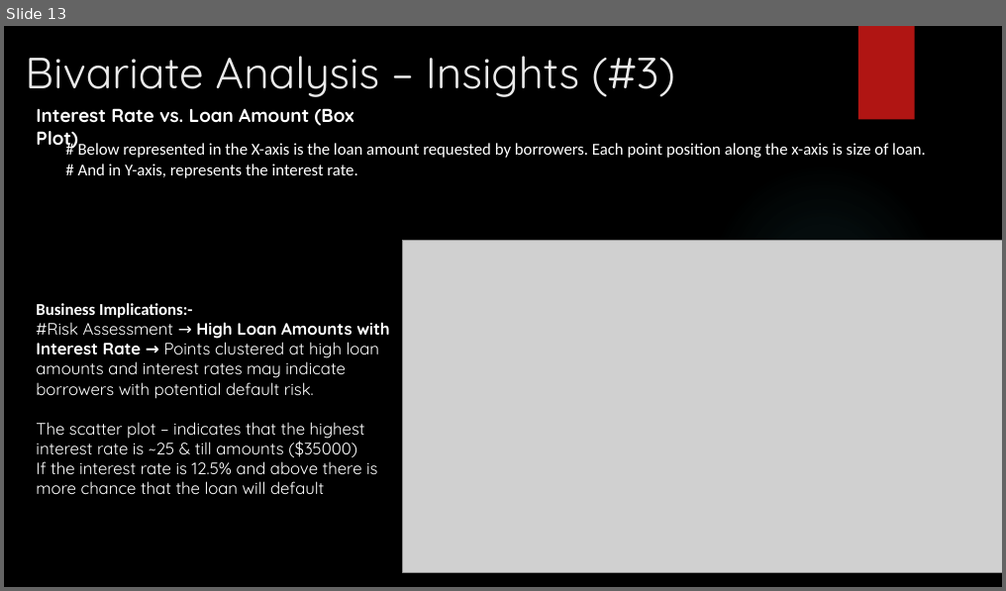
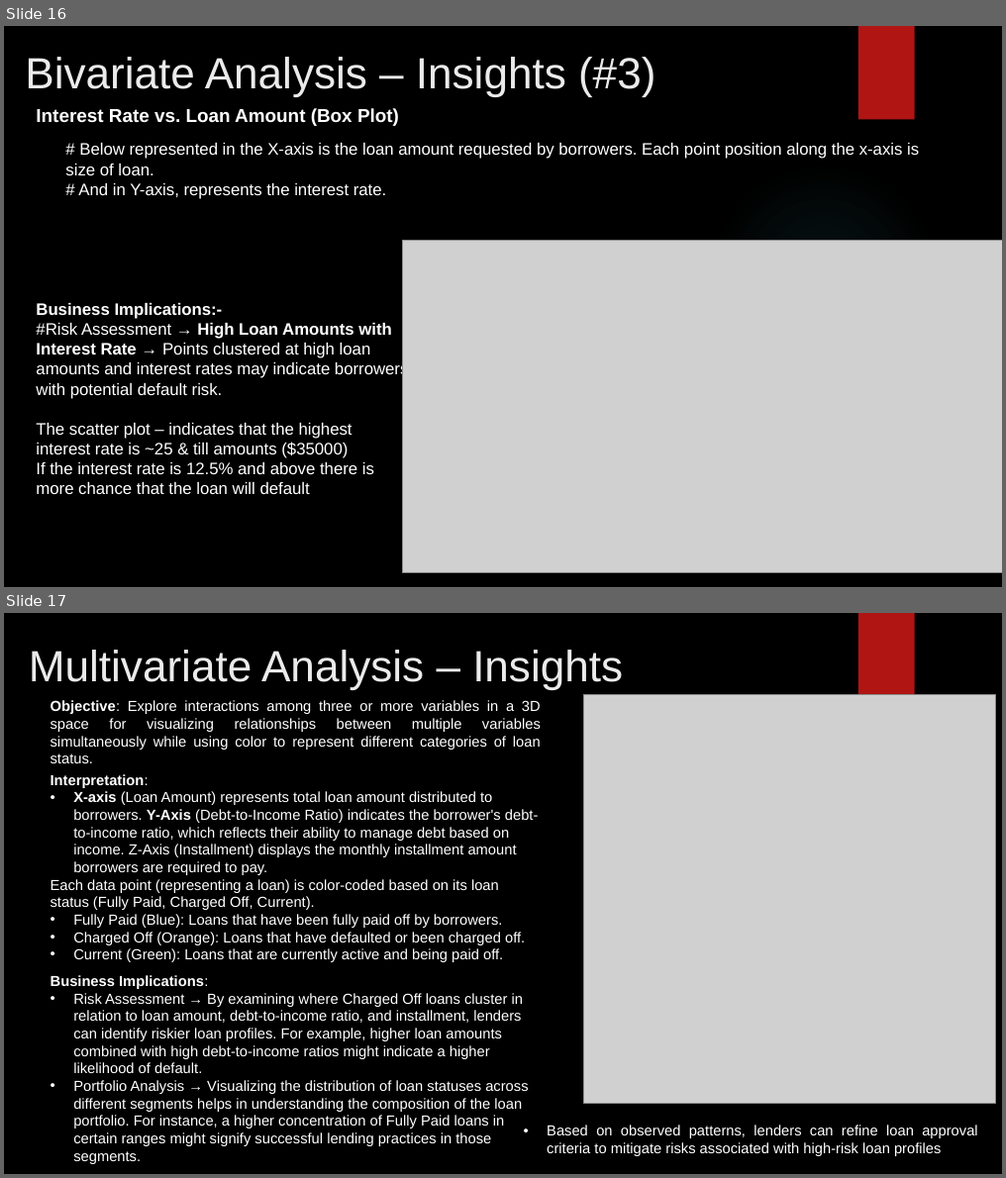
Before and after one commit to phanirajcm/LendingClubCaseStudy, a slide deck: Lending Club Case Study.pptx. Shown one above the other, each under a label of ours: slide 13 before the commit, slides 16 and 17 after it. The pictures are 1006x591 and 1006x1178 pixels, drawn with LibreOffice and Linux fonts; fonts in the diff are those of the drawing; grey boxes stand for pictures; background and template pictures are left out. Boxes give left, top, right and bottom in pixels: in the first picture for what was removed or moved away, otherwise in the second. Text is boxed around its words. In the diff, an @@ line names an element or a change of style, - is before the commit and + after.

```diff
--- a/Lending Club Case Study.pptx
+++ b/Lending Club Case Study.pptx
@@ slide 17 added at box(4, 613, 1002, 1174), background picture (left out); not listed: 1 template element that a slide beside it also shows @@
@@ title added at box(29, 650, 623, 690), 42 pt, text #EBEBEB @@
+Multivariate Analysis – Insights
@@ text added at box(51, 700, 541, 763), 14 pt, text #FFFFFF @@
+Objective: Explore interactions among three or more variables in a 3D space for visualizing relationships between multiple variables simultaneously while using color to represent different categories of loan status.
@@ picture added at box(583, 694, 995, 1103) @@
@@ text added at box(51, 774, 539, 962), 14 pt, text #FFFFFF @@
+Interpretation:
+• X-axis (Loan Amount) represents total loan amount distributed to borrowers. Y-Axis (Debt-to-Income Ratio) indicates the borrower's debt-to-income ratio, which reflects their ability to manage debt based on income. Z-Axis (Installment) displays the monthly installment amount borrowers are required to pay.
+Each data point (representing a loan) is color-coded based on its loan status (Fully Paid, Charged Off, Current).
+• Fully Paid (Blue): Loans that have been fully paid off by borrowers.
+• Charged Off (Orange): Loans that have defaulted or been charged off.
+• Current (Green): Loans that are currently active and being paid off.
@@ text added at box(51, 975, 528, 1164), 14 pt, text #FFFFFF @@
+Business Implications:
+• Risk Assessment → By examining where Charged Off loans cluster in relation to loan amount, debt-to-income ratio, and installment, lenders can identify riskier loan profiles. For example, higher loan amounts combined with high debt-to-income ratios might indicate a higher likelihood of default.
+• Portfolio Analysis → Visualizing the distribution of loan statuses across different segments helps in understanding the composition of the loan portfolio. For instance, a higher concentration of Fully Paid loans in certain ranges might signify successful lending practices in those segments.
@@ text added at box(547, 1125, 977, 1157), 14 pt, text #FFFFFF @@
+• Based on observed patterns, lenders can refine loan approval criteria to mitigate risks associated with high-risk loan profiles
@@ what was slide 13 is now slide 16 @@
@@ slide 16 changed as well @@
@@ title "Bivariate Analysis – Insights (#3)" at box(25, 57, 655, 97): font Quicksand to Arial @@
@@ text "Interest Rate vs. Loan Amount ..." at box(36, 108, 399, 126): font Quicksand to Arial @@
@@ text "# Below represented in the ..." at box(65, 143, 919, 199): font Calibri to Arial @@
@@ text "Business Implications:-" at box(36, 303, 408, 494): font Calibri to Arial in "Business Implications:-"; font Quicksand to Arial @@
```
Also in this commit, not shown: 12 other slides changed, 6 other slides added, 1 slide removed.
